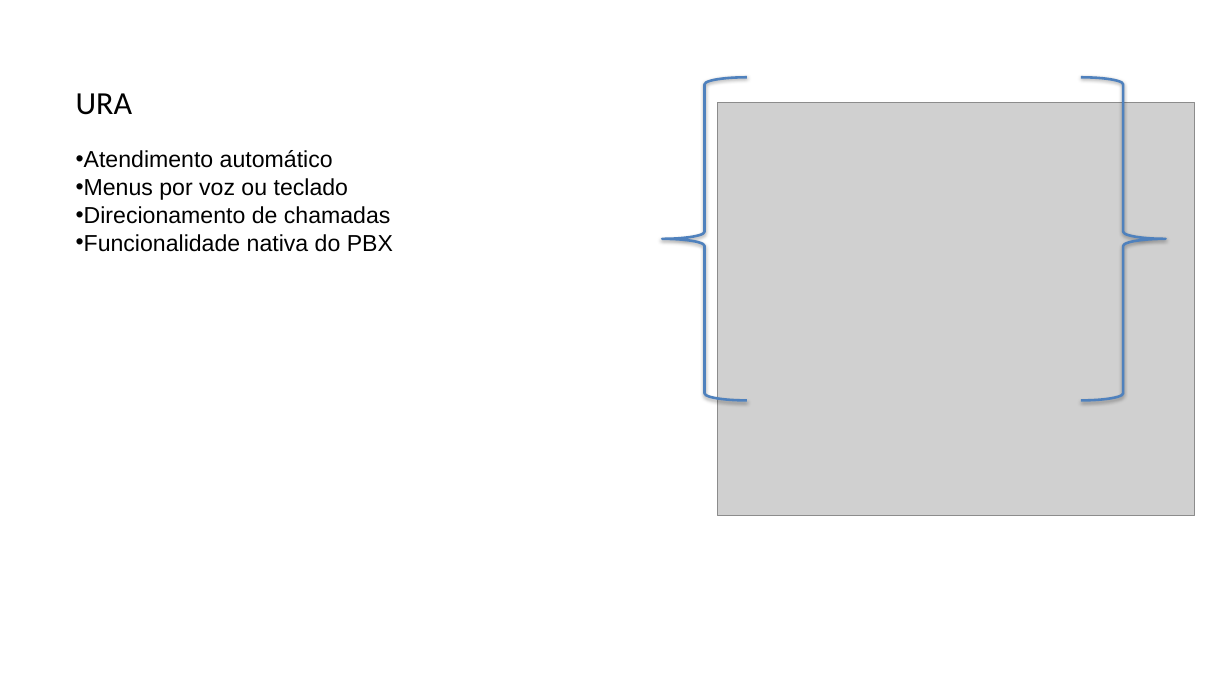
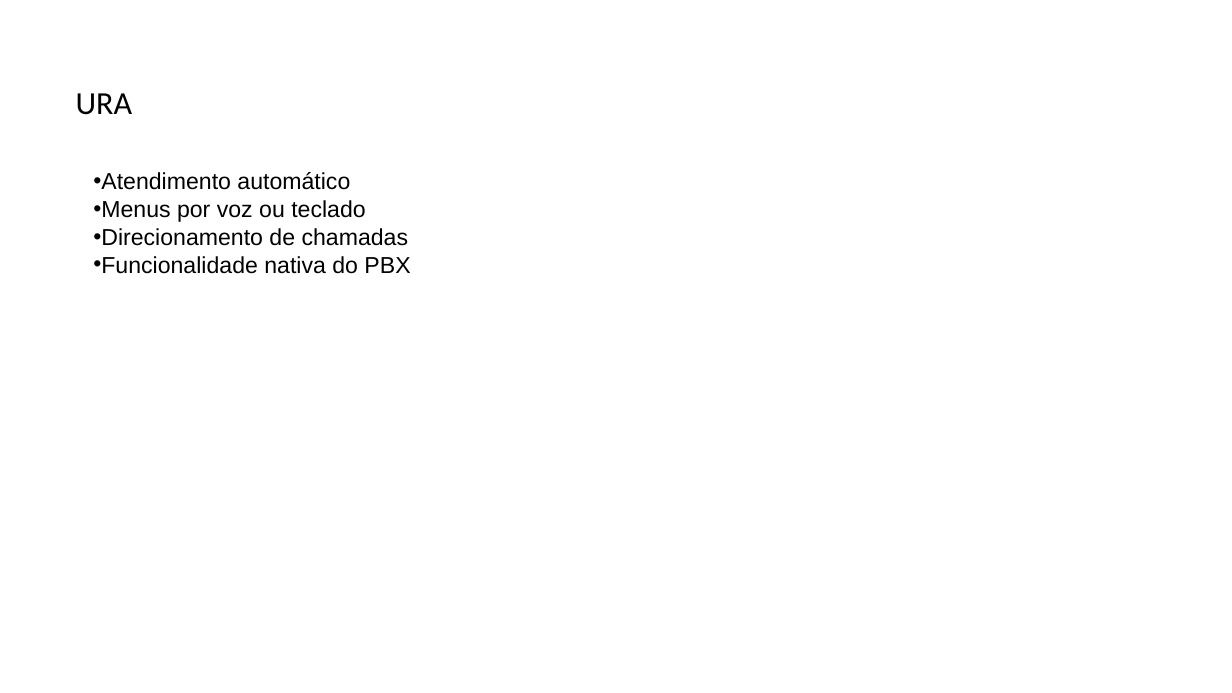
Before and after one commit to maiconrogerrosario/siprec_server, a slide deck: slide 12 of Arquitetura de Telefonia.pptx. Drawn at 1232x693 pixels with LibreOffice and Linux fonts; fonts in the diff are those of the drawing; grey boxes stand for pictures. Boxes give left, top, right and bottom in pixels: in the first picture for what was removed or moved away, otherwise in the second. Text is boxed around its words. In the diff, an @@ line names an element or a change of style, - is before the commit and + after.

```diff
--- a/Arquitetura de Telefonia.pptx
+++ b/Arquitetura de Telefonia.pptx
@@ left brace removed at (663,78,748,401) @@
@@ right brace removed at (1081,78,1166,401) @@
@@ picture removed at (718,102,1196,516) @@
@@ text "Atendimento automático": place and size @@
-text "Atendimento automático" at (76,150,393,252)
+text "Atendimento automático" at (93,172,410,274)
```
Also in this commit, not shown: 1 other slide changed, 5 slides added, 1 slide removed.
